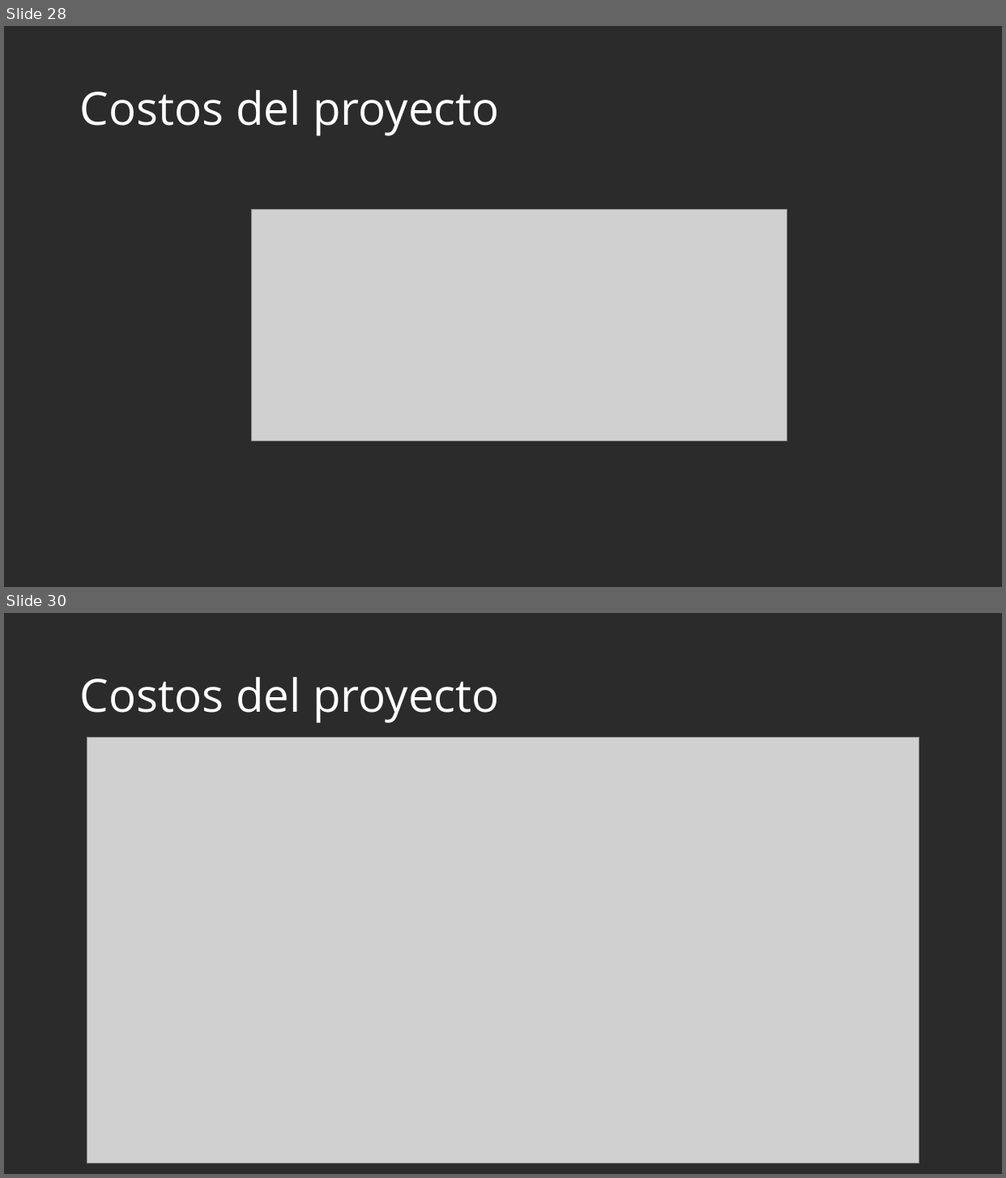
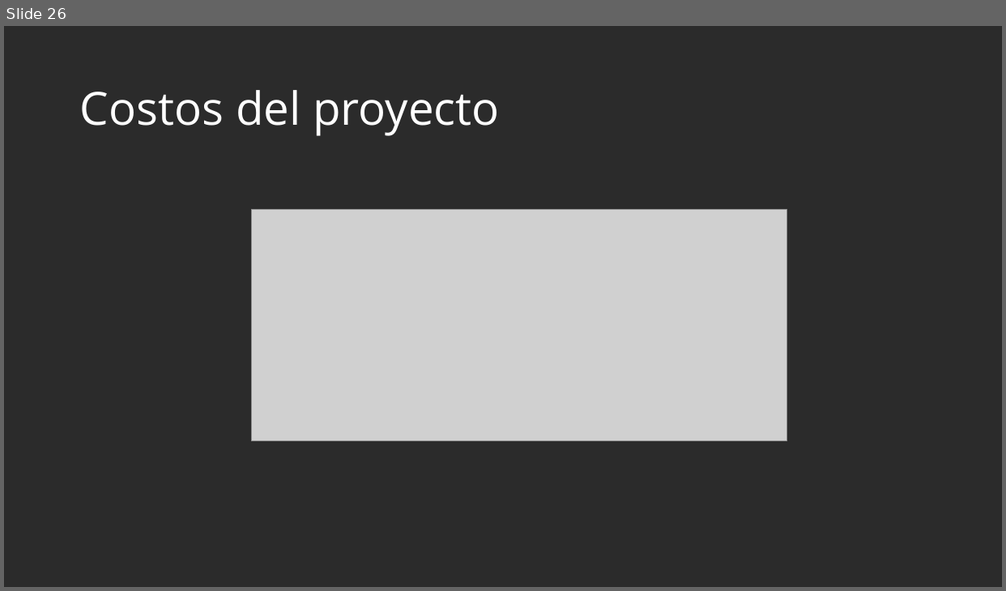
Before and after one commit to AlejandroMadrigalDev/Sistema_Gestion_Servicios_Tecnicos, a slide deck: _docs/Trimestre_2/00_Contextualizacion/7. Presentación.pptx. Shown one above the other, each under a label of ours: slides 28 and 30 before the commit, slide 26 after it; the slides between them are not shown. The pictures are 1006x1178 and 1006x591 pixels, drawn with LibreOffice and Linux fonts; fonts in the diff are those of the drawing; grey boxes stand for pictures; background and template pictures are left out; a plain dark background stands for a picture behind light text. Boxes give left, top, right and bottom in pixels: in the first picture for what was removed or moved away, otherwise in the second. Text is boxed around its words. In the diff, an @@ line names an element or a change of style, - is before the commit and + after.

```diff
--- a/_docs/Trimestre_2/00_Contextualizacion/7. Presentación.pptx
+++ b/_docs/Trimestre_2/00_Contextualizacion/7. Presentación.pptx
@@ slide 30 removed at <box>4,613,1002,1174</box>, background picture (left out) @@
@@ title removed at <box>80,677,499,723</box> @@
-Costos del proyecto
@@ picture removed at <box>87,737,918,1164</box> @@
@@ what was slide 28 is now slide 26 @@
```
Also in this commit, not shown: 1 slide changed, 9 slides added, 26 other slides removed, 1 other file.
